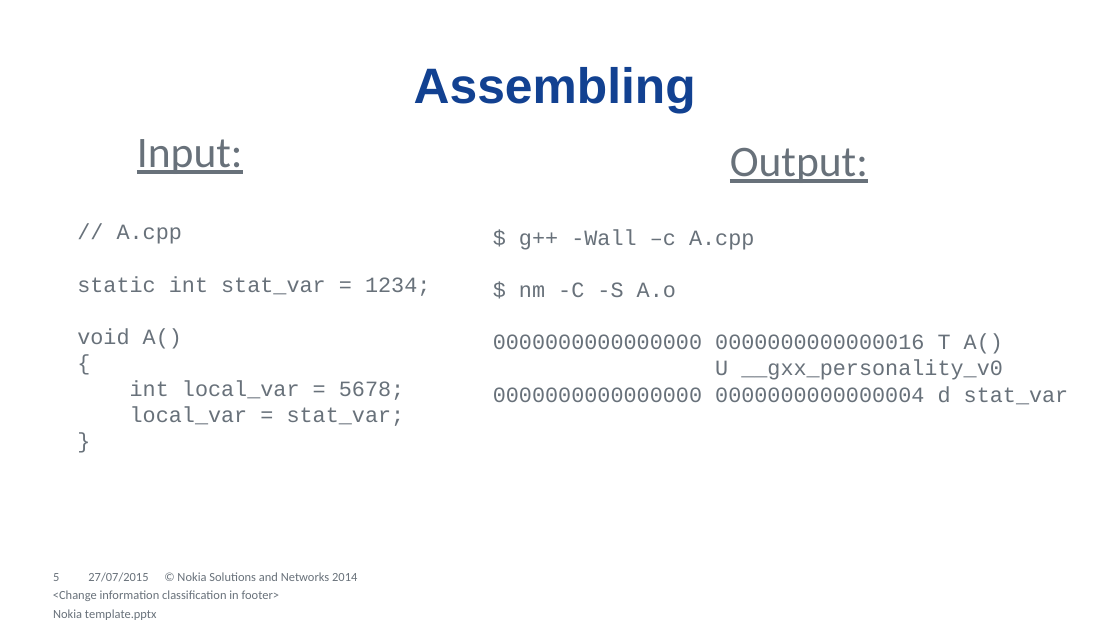
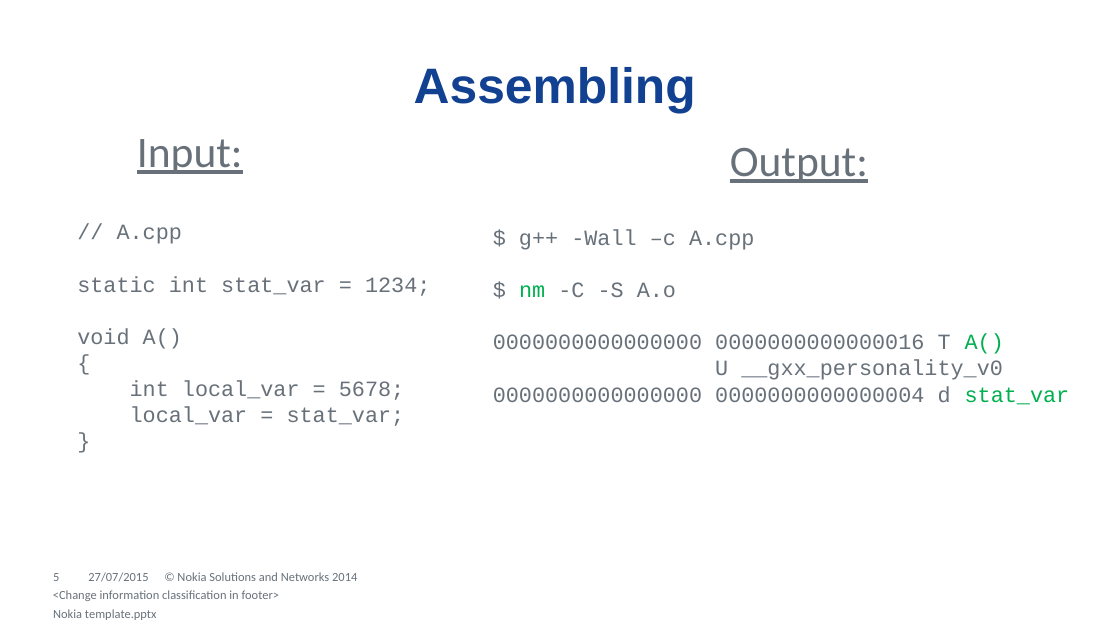
Before and after one commit to dendibakh/Linker, a slide deck: slide 5 of Diving into C++ linker.pptx. Drawn at 1120x630 pixels with LibreOffice and Linux fonts; fonts in the diff are those of the drawing; background and template pictures are left out. Boxes give left, top, right and bottom in pixels: in the first picture for what was removed or moved away, otherwise in the second. Text is boxed around its words. In the diff, an @@ line names an element or a change of style, - is before the commit and + after.

Commit message:
Updated first 10 slides and wrote a text for them.

```diff
--- a/Diving into C++ linker.pptx
+++ b/Diving into C++ linker.pptx
@@ text at (x1=493, y1=282, x2=1070, y2=405): text colour #68717A to #00B050 in "nm", "A()", "stat_var" @@
```
Also in this commit, not shown: 5 other slides changed, 2 slides removed, 1 other file.
